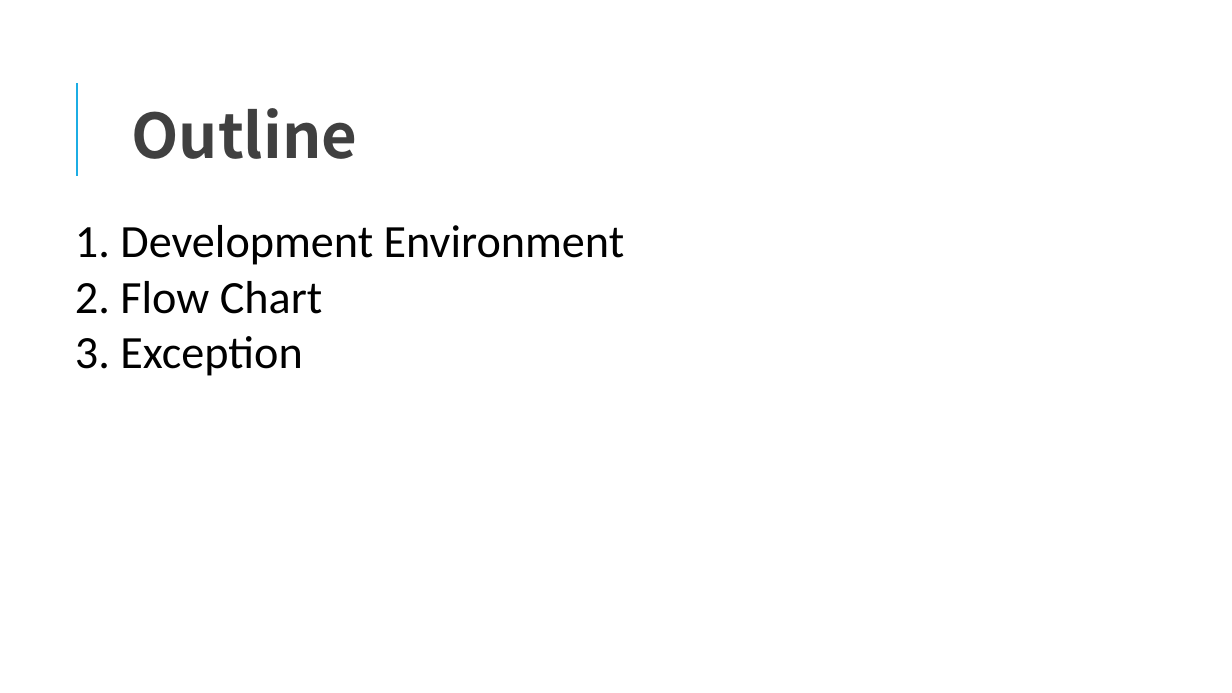
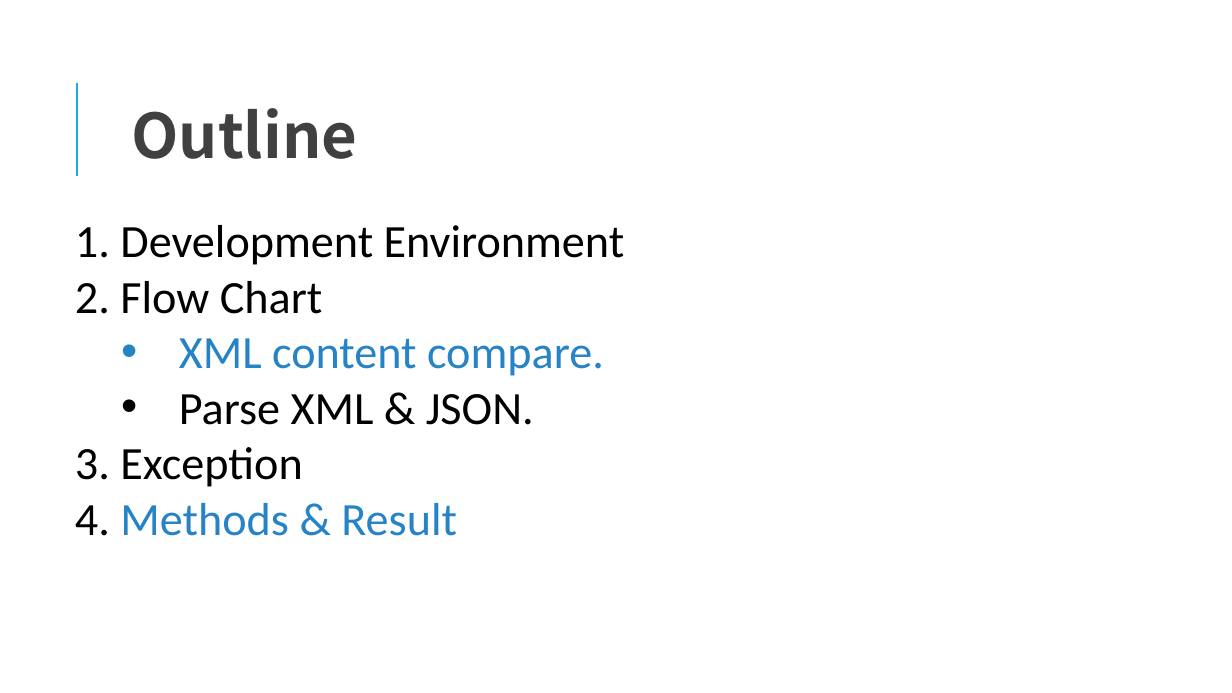
Before and after one commit to Chadliu0806/IR-System, a slide deck: slide 2 of IRSystem.pptx. Drawn at 1232x693 pixels with LibreOffice and Linux fonts; fonts in the diff are those of the drawing. Boxes give left, top, right and bottom in pixels: in the first picture for what was removed or moved away, otherwise in the second. Text is boxed around its words. In the diff, an @@ line names an element or a change of style, - is before the commit and + after.

Commit message:
1 by 1 character compare
Add extension function : 1 by 1 character compare

```diff
--- a/IRSystem.pptx
+++ b/IRSystem.pptx
@@ text at <box>179,338,604,425</box>: paragraphs added @@
+  • XML content compare.
+  • Parse XML & JSON.
@@ text at <box>75,503,457,536</box>: paragraph added @@
+4. Methods & Result
```
Also in this commit, not shown: 1 other slide changed, 2 slides added, 4 other files.
